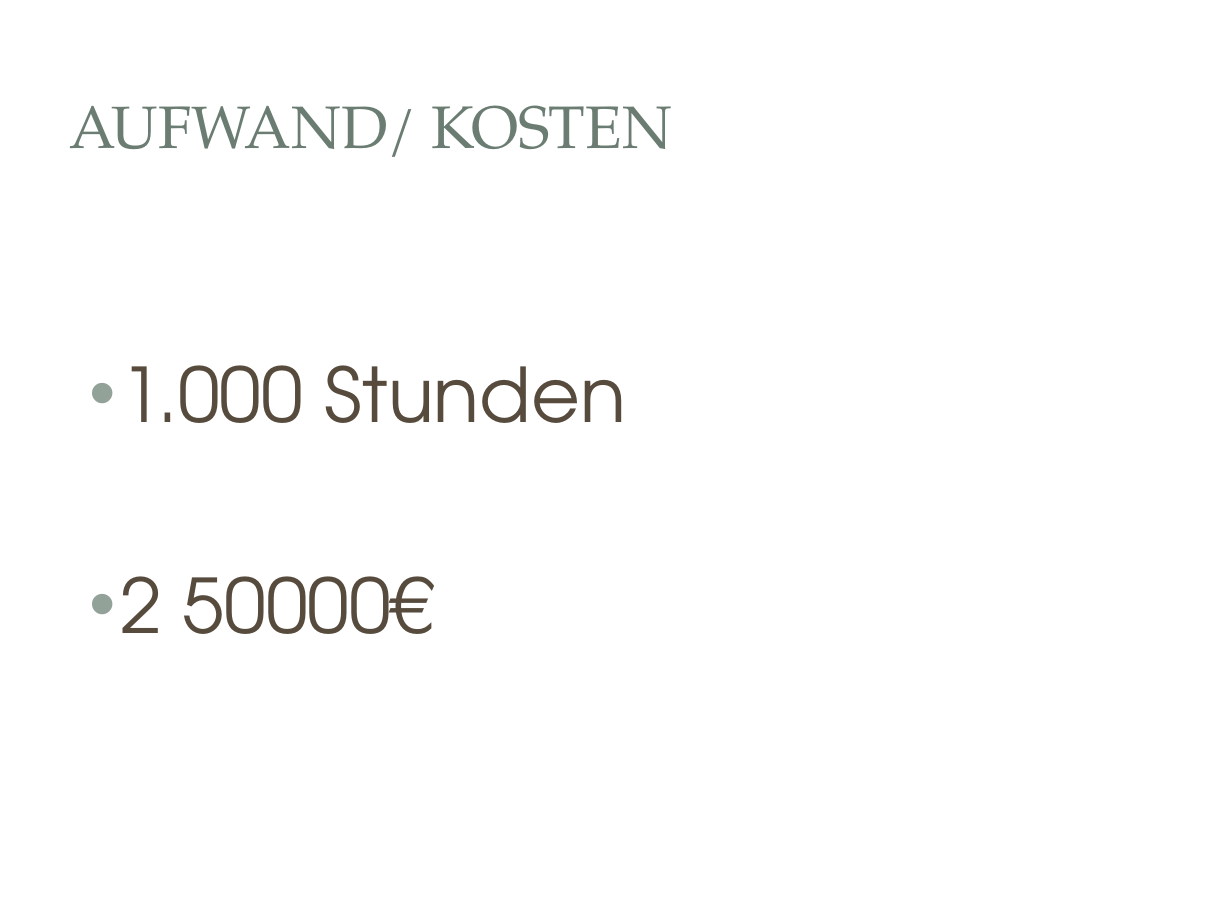
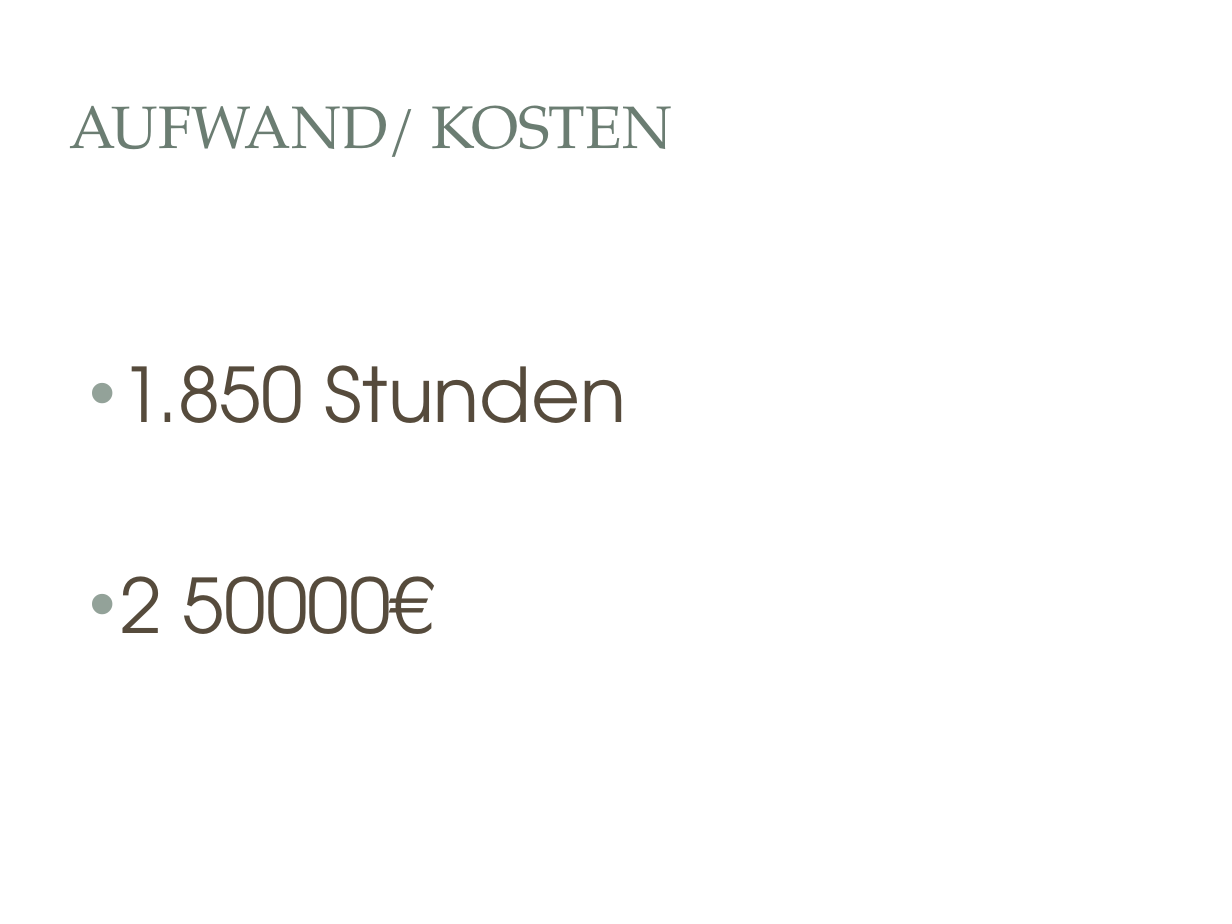
Before and after one commit to lightstalker89/MIT_SAD, a slide deck: slide 6 of 4th_sem/ak_SAD/grill_murrent/Ausgwählte Kapitel SAD.pptx. Drawn at 1232x924 pixels with LibreOffice and Linux fonts; fonts in the diff are those of the drawing; background and template pictures are left out. Boxes give left, top, right and bottom in pixels: in the first picture for what was removed or moved away, otherwise in the second. Text is boxed around its words. In the diff, an @@ line names an element or a change of style, - is before the commit and + after.

```diff
--- a/4th_sem/ak_SAD/grill_murrent/Ausgwählte Kapitel SAD.pptx
+++ b/4th_sem/ak_SAD/grill_murrent/Ausgwählte Kapitel SAD.pptx
@@ text at box(120, 365, 626, 423): text changed @@
-• 1.000 Stunden
+• 1.850 Stunden
```
Also in this commit, not shown: 2 other slides changed.
